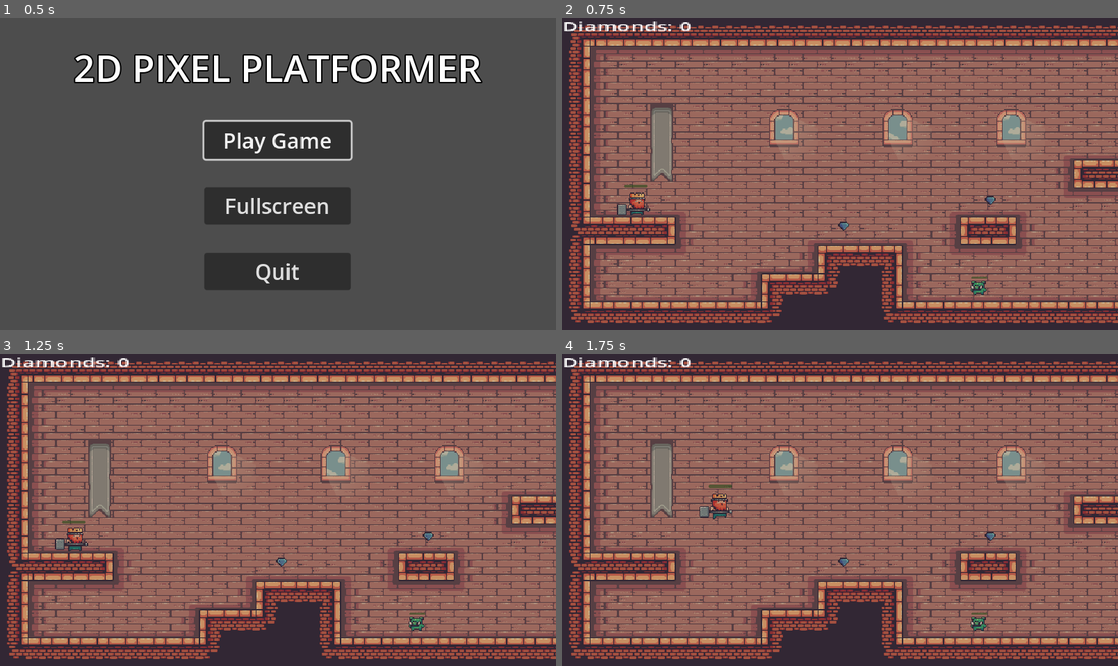
Above: before the commit, frames 1-4 (two rows, left to right).
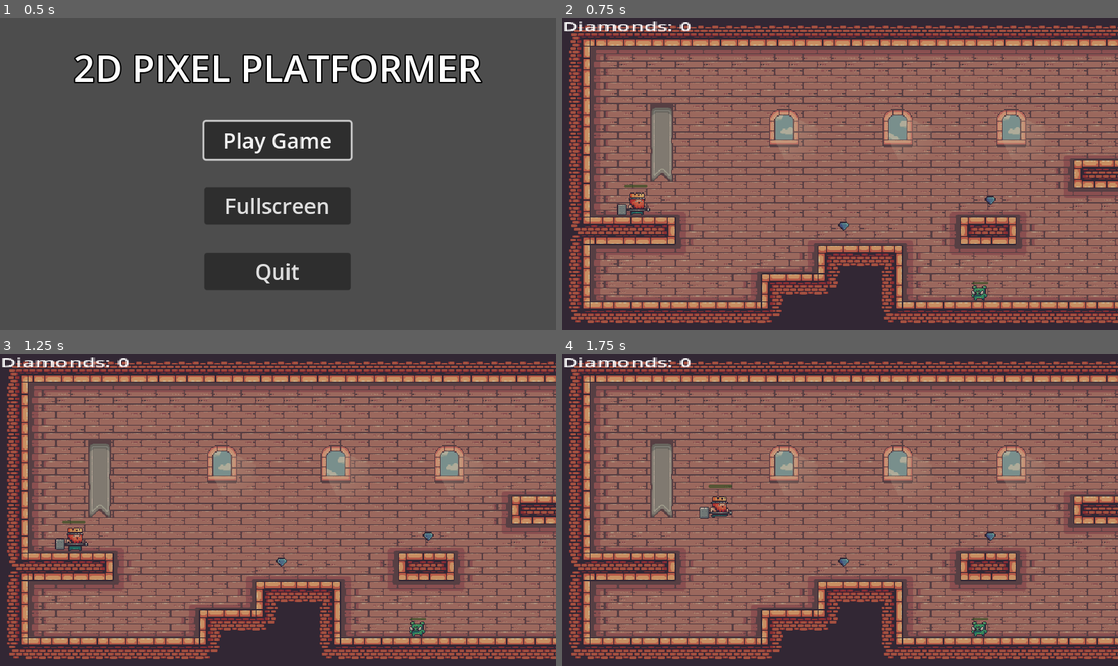
Above: after the commit, the same moments.

Repository: NemericTiger/Informatik-Final-Version
Game: Godot game, scene res://scenes/main_menu.tscn
Two runs of this game, one before a commit and one after it. Both use one fixed random seed, a clock stepped at 60 frames per second and the inputs below.
Inputs (mouse positions are in pixels of both pictures, inside the frame that each line leads up to):
- Up to frame 1 (0.5 s): no input
- Up to frame 2 (0.75 s): click "Play Game" at 0.5 s
- Up to frame 3 (1.25 s): no input
- Up to frame 4 (1.75 s): move the mouse to (962, 494) at 1.27 s; hold D (right) from 1.28 s (still down); tap F (FAIL) at 1.35 s; tap Space (jump) at 1.52 s; right-click (962, 494) at 1.55 s

Frame 1 is identical in both runs. In frame 2, 0.2% of the frame differs, in the area x 73-77%, y 82-91%; in frame 3, 0.2%; in frame 4, 0.3%, in the area x 24-77%, y 44-91%.

Commit message:
bugfixes and new bugs

Diff:
--- a/scenes/entities/Player.gd
+++ b/scenes/entities/Player.gd
@@ -17,7 +17,7 @@
 #Battle system variablen
 var enemy_in_range = false
 var enemy_cooldown = true
-var health = 300
+var health = 100
 var attack_ip = false
 
 
@@ -116,7 +116,7 @@
 
 func enemy_attack():
 	if enemy_in_range and enemy_cooldown:
-		health = health - 20
+		health = health - 8
 		enemy_cooldown = false
 		$enemy_cooldown.start()
 		print("player_health " + str(health))
@@ -137,13 +137,15 @@
 		#print("right")
 		#current_direction = "right"
 
-	if Input.is_action_just_pressed("attack"):# and is_on_floor()
+	if Input.is_action_just_pressed("attack")and is_on_floor():# and is_on_floor()
 		GlobalVar.player_attack = true
 		attack_ip = true
+
 		if $AnimatedSprite2D.flip_h == false:
 			$AnimatedSprite2D.flip_h = false
 			$AnimatedSprite2D.play("attack")
 			$player_cooldown.start()
+
 		if $AnimatedSprite2D.flip_h == true:
 			$AnimatedSprite2D.flip_h = true
 			$AnimatedSprite2D.play("attack")
@@ -164,7 +166,7 @@
 		$AnimatedSprite2D.play("door in")
 		area.door_in()
 
-		await get_tree().create_timer(0.15).timeout
+		await get_tree().create_timer(0.13).timeout
 		can_control = false
 		$AnimatedSprite2D.play("door in")
 
--- a/scenes/entities/enemy.gd
+++ b/scenes/entities/enemy.gd
@@ -12,12 +12,19 @@
 func _physics_process(delta):
 
 	if not is_on_floor():
-		velocity.y += gravity * delta - 4
+		velocity.y = 100 #+= gravity * delta * 20
+
 
 	if chase:
-		$AnimatedSprite2D.play("aggressive")
-		position += (player.position - position).normalized() * speed * delta
+		#$AnimatedSprite2D.play("aggressive")
+		velocity += (player.position - position).normalized() * speed * delta
 		move_and_slide()
+		if velocity.x < 0:
+			$AnimatedSprite2D.play("aggressive")
+			$AnimatedSprite2D.flip_h = false
+		elif velocity.x > 0:
+			$AnimatedSprite2D.play("aggressive")
+			$AnimatedSprite2D.flip_h = true
 
 	if health <= 0:
 		GlobalVar.enemy_alive = GlobalVar.enemy_alive - 1
--- a/scenes/level_additions/door_out.tscn
+++ b/scenes/level_additions/door_out.tscn
@@ -1,6 +1,6 @@
 [gd_scene load_steps=16 format=3 uid="uid://dg05s28wdlycq"]
 
-[ext_resource type="Script" path="res://door_out.gd" id="1_rqd37"]
+[ext_resource type="Script" path="res://scenes/level_additions/door_out.gd" id="1_rqd37"]
 [ext_resource type="Texture2D" uid="uid://c3awpihvj3tig" path="res://assets/Kings and Pigs/Sprites/11-Door/Closiong (46x56).png" id="2_kv71d"]
 [ext_resource type="Texture2D" uid="uid://drpvlxx5tp1uj" path="res://assets/Kings and Pigs/Sprites/11-Door/Idle.png" id="3_ossin"]
 [ext_resource type="Texture2D" uid="uid://cwrmb7c4xud3g" path="res://assets/Kings and Pigs/Sprites/11-Door/Opening (46x56).png" id="4_qxw64"]
--- a/scenes/levels/lvl_01.gd
+++ b/scenes/levels/lvl_01.gd
@@ -11,3 +11,4 @@
 		get_tree().change_scene_to_file("res://scenes/levels/lvl_01.tscn")
 		GlobalVar.currency_01 = 0
 		GlobalVar.alive = true
+		GlobalVar.enemy_alive = 3
--- a/scenes/levels/lvl_01.tscn
+++ b/scenes/levels/lvl_01.tscn
@@ -578,18 +578,22 @@
 2:1/0/physics_layer_0/linear_velocity = Vector2(0, 0)
 2:1/0/physics_layer_0/angular_velocity = 0.0
 2:1/0/physics_layer_0/polygon_0/points = PackedVector2Array(-16, -16, 16, -16, 16, -11.5, -16, -11.5)
+2:1/0/physics_layer_0/polygon_0/one_way = true
 3:1/0 = 0
 3:1/0/physics_layer_0/linear_velocity = Vector2(0, 0)
 3:1/0/physics_layer_0/angular_velocity = 0.0
 3:1/0/physics_layer_0/polygon_0/points = PackedVector2Array(-16, -16, 16, -16, 16, -11.5, -16, -11.25)
+3:1/0/physics_layer_0/polygon_0/one_way = true
 4:1/0 = 0
 4:1/0/physics_layer_0/linear_velocity = Vector2(0, 0)
 4:1/0/physics_layer_0/angular_velocity = 0.0
 4:1/0/physics_layer_0/polygon_0/points = PackedVector2Array(-16, -16, 16, -16, 16, -10.5, -16, -11.5)
+4:1/0/physics_layer_0/polygon_0/one_way = true
 5:1/0 = 0
 5:1/0/physics_layer_0/linear_velocity = Vector2(0, 0)
 5:1/0/physics_layer_0/angular_velocity = 0.0
 5:1/0/physics_layer_0/polygon_0/points = PackedVector2Array(-16, -16, 16, -16, 16, -10.5, -16, -10.5)
+5:1/0/physics_layer_0/polygon_0/one_way = true
 
 [sub_resource type="TileSet" id="TileSet_fou14"]
 tile_size = Vector2i(32, 32)
@@ -610,7 +614,7 @@
 layer_0/name = "BG"
 layer_0/tile_data = PackedInt32Array(0, 65536, 7, 655360, 65536, 9, 655379, 131072, 9, 19, 131072, 7, 1, 131072, 7, 2,  …(51582 unchanged characters)…
 layer_1/name = "Floors_Walls"
-layer_1/tile_data = PackedInt32Array(196608, 196608, 2, 2621 …(13765 unchanged characters)…  4, 327739, 196609, 3, 393275, 196609, 4)
+layer_1/tile_data = PackedInt32Array(196608, 196608, 2, 2621 …(13765 unchanged characters)…  4, 327739, 196609, 3, 393275, 196609, 4, 524357, 131073, 1, 524358, 196609, 1, 524385, 327681, 1, 589947, 327681, 1, 524411, 327681, 1, 458875, 327681, 1, 393339, 327681, 1, 524366, 131073, 1, 524373, 131073, 1, 524367, 262145, 1, 524374, 262145, 1)
 layer_2/name = "Objects"
 layer_2/tile_data = PackedInt32Array()
 
@@ -629,10 +633,10 @@
 color = Color(0.796078, 0.705882, 0.647059, 1)
 
 [node name="enemy" parent="." instance=ExtResource("6_usrn2")]
-position = Vector2(681, 299)
+position = Vector2(681, 304)
 
 [node name="enemy2" parent="." instance=ExtResource("6_usrn2")]
-position = Vector2(466, 299)
+position = Vector2(467, 305)
 
 [node name="Door" parent="." instance=ExtResource("6_jlopn")]
 position = Vector2(2922, 290)
Renamed: door_out.gd -> scenes/level_additions/door_out.gd
